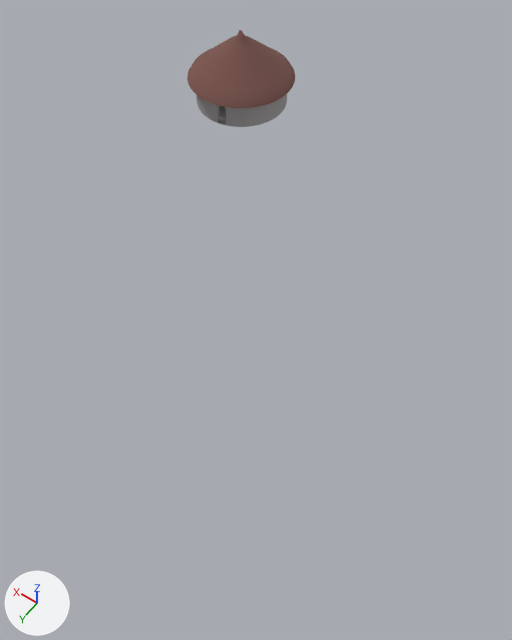
The glTF model assets/models/cycle_1.glb as it was, and as the next commit left it.
One viewpoint serves both versions: a 50 mm camera at (-32.8, 54.3, 53.1) aimed at (-10.7, 23.4, 4.6). Every picture has the same lights, and +X, +Y and +Z are marked at lower left. Where no turn or scale is listed for an object, it has been applied to the vertices. Vertices at the same position are counted once.

Names of what the first picture shows: 'HutRoof', 'HutWalls'.
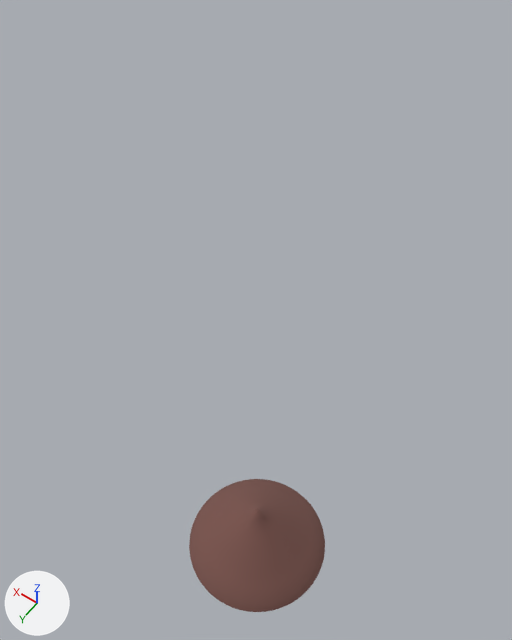
Where the newer file only moved an object's origin or applied its transform, the numbers keep the older frame.

What differs and where, as boxes (x1, y1, x2, y2) in the pictures (512 x 640 px):
```json
{"object": "HutRoof", "change": "reshaped", "before": [187, 30, 295, 108], "after": [189, 479, 325, 612], "on screen": "26% wider, 70% taller"}
{"object": "HutWalls", "change": "mesh rescaled, moved, turned", "before": [196, 94, 287, 127], "on screen": "not visible afterwards"}
```

Edits to the scene script, one JSON object a line:
```json
{"block": "me_hutwalls_col", "where": "me_hutwalls_col.from_pydata(...)  # 322 vertices, 642 faces; spans x -5.0..5.0, y -5.0..5.0, z -1.5..1.5"}
{"block": "me_hutwalls_col", "where": "# used by ob_hutwalls; location = (7.9, 0.0, 7.7)"}
{"block": "me_hutwalls_col", "change": "me_hutwalls_col part 1: the whole mesh is scaled about the mesh origin by (0.73, 0.73, 1)"}
{"block": "me_cylinder_001", "where": "me_cylinder_001.from_pydata(...)  # 576 vertices, 1148 faces; spans x -5.8..5.8, y -5.8..5.8, z -1.5..3.68"}
{"block": "me_cylinder_001", "where": "# used by ob_hutroof; location = (8.0, 0.0, 10.5)"}
{"block": "me_cylinder_001", "change": "me_cylinder_001 part 2: the whole mesh is multiplied about its middle by the matrix ((-0.033, 0.776, 0.0), (-0.776, -0.033, 0.0), (0.0, 0.0, 1.0)), then moved by (-30.61, 40.0, -2.26)"}
{"op": "set", "path": "ob_hutwalls.location", "old": "(7.9, 0.0, 7.7)", "new": "(-22.6, 40.0, 5.4)"}
{"op": "set", "path": "ob_hutwalls.rotation_euler", "old": "(0.0, 0.0, 0.0)", "new": "(0.0, 0.0, -1.614)", "note": "degrees (0, 0, 0) -> degrees (0, 0, -92)"}
```
